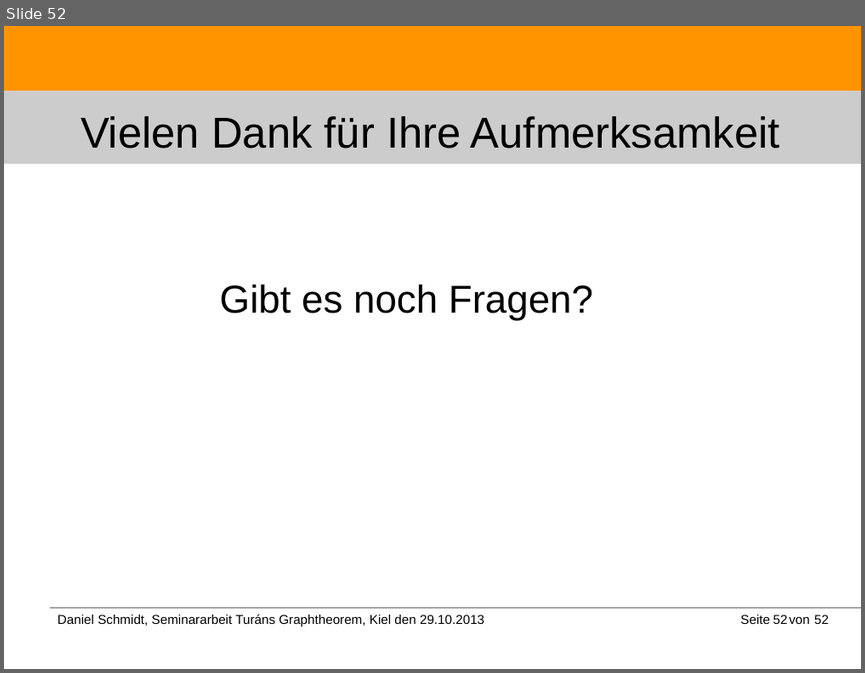
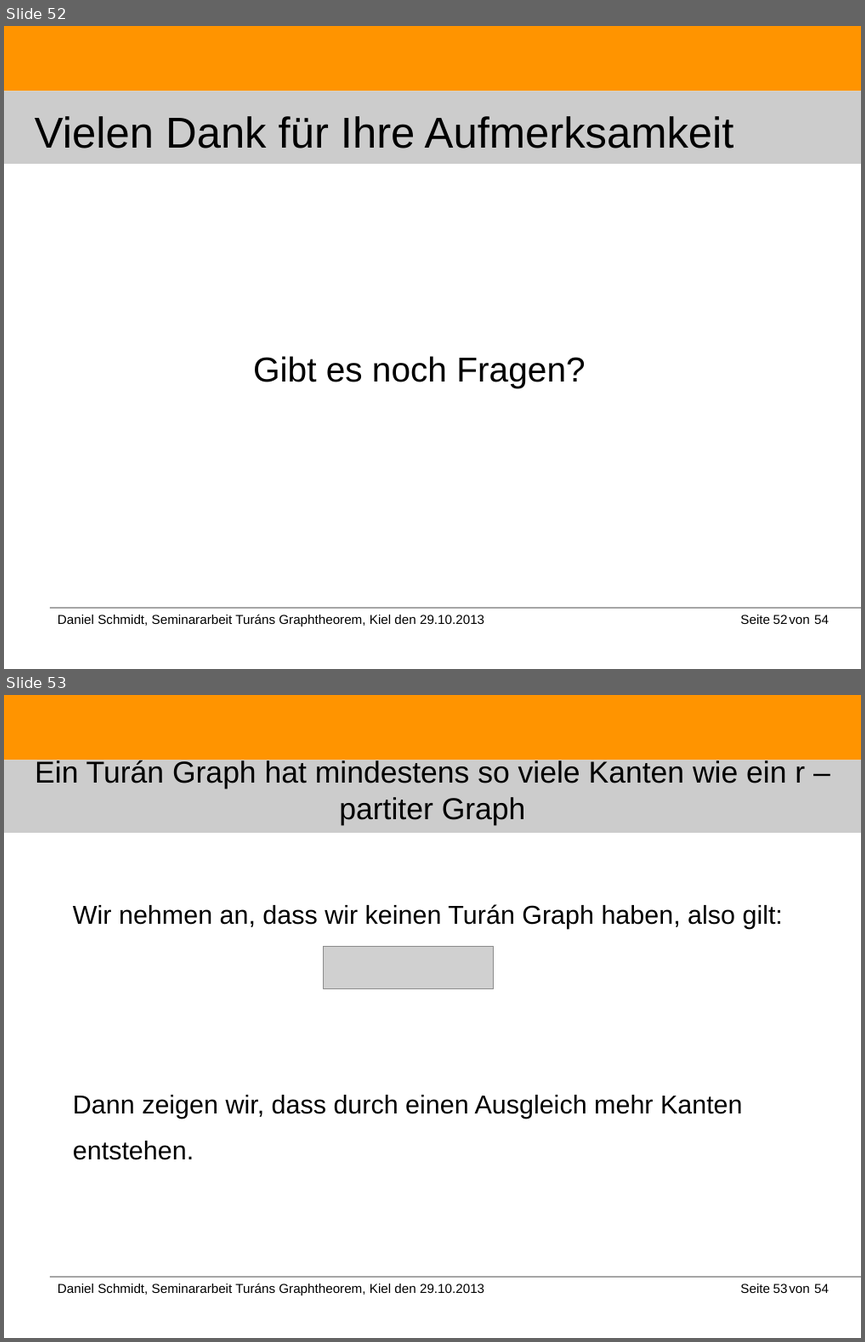
Before and after one commit to DanielMSchmidt/kombinatorik, a slide deck: Kombinatorik.odp. Shown one above the other, each under a label of ours: slide 52 before the commit, slides 52 and 53 after it. The pictures are 865x673 and 865x1342 pixels, drawn with LibreOffice and Linux fonts; fonts in the diff are those of the drawing; grey boxes stand for pictures. Boxes give left, top, right and bottom in pixels: in the first picture for what was removed or moved away, otherwise in the second. Text is boxed around its words. In the diff, an @@ line names an element or a change of style, - is before the commit and + after.

```diff
--- a/Kombinatorik.odp
+++ b/Kombinatorik.odp
@@ slide 53 added at (4, 695, 861, 1338), background #FFFFFF; not listed: 4 template elements that a slide beside it also shows @@
@@ title added at (35, 759, 805, 825), 28 pt, text #000000 @@
+Ein Turán Graph hat mindestens so viele Kanten wie ein r – partiter Graph
@@ text added at (73, 904, 783, 929), 24 pt, text #000000 @@
+Wir nehmen an, dass wir keinen Turán Graph haben, also gilt:
@@ picture added at (324, 946, 494, 989) @@
@@ text added at (73, 1095, 743, 1160), 24 pt, text #000000 @@
+Dann zeigen wir, dass durch einen Ausgleich mehr Kanten entstehen.
@@ text added at (740, 1283, 770, 1293), 12 pt, text #000000 @@
+Seite
@@ page number added at (773, 1283, 788, 1293), 12 pt, text #000000 @@
+53
@@ text added at (789, 1285, 810, 1293), 12 pt, text #000000 @@
+von
@@ text added at (814, 1283, 828, 1293), 12 pt, text #000000 @@
+54
@@ slide 52 changed as well @@
@@ title "Vielen Dank für Ihre Aufmerksamkeit" at (35, 116, 734, 148): alignment centre to left @@
@@ title "Gibt es noch Fragen?": place and size @@
-title "Gibt es noch Fragen?" at (220, 284, 593, 320)
+title "Gibt es noch Fragen?" at (253, 356, 585, 387)
@@ title "Gibt es noch Fragen?" at (253, 356, 585, 387): size 36 to 32 pt; line spacing 1 to 0.9; more space between paragraphs; vertical alignment top to bottom @@
@@ text at (814, 614, 828, 624): text changed @@
-52
+54
```
Also in this commit, not shown: 50 other slides changed, 1 other slide added, 2 other files.
